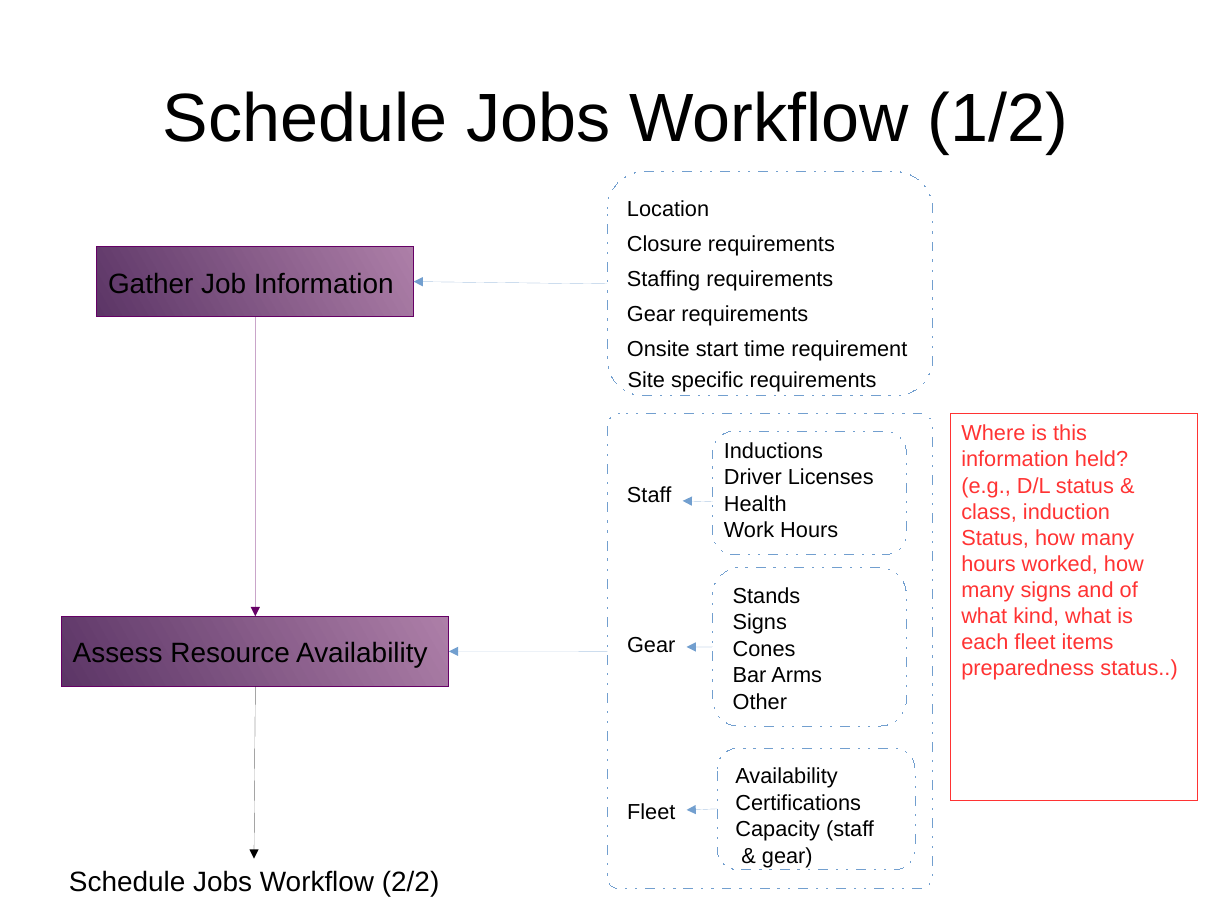
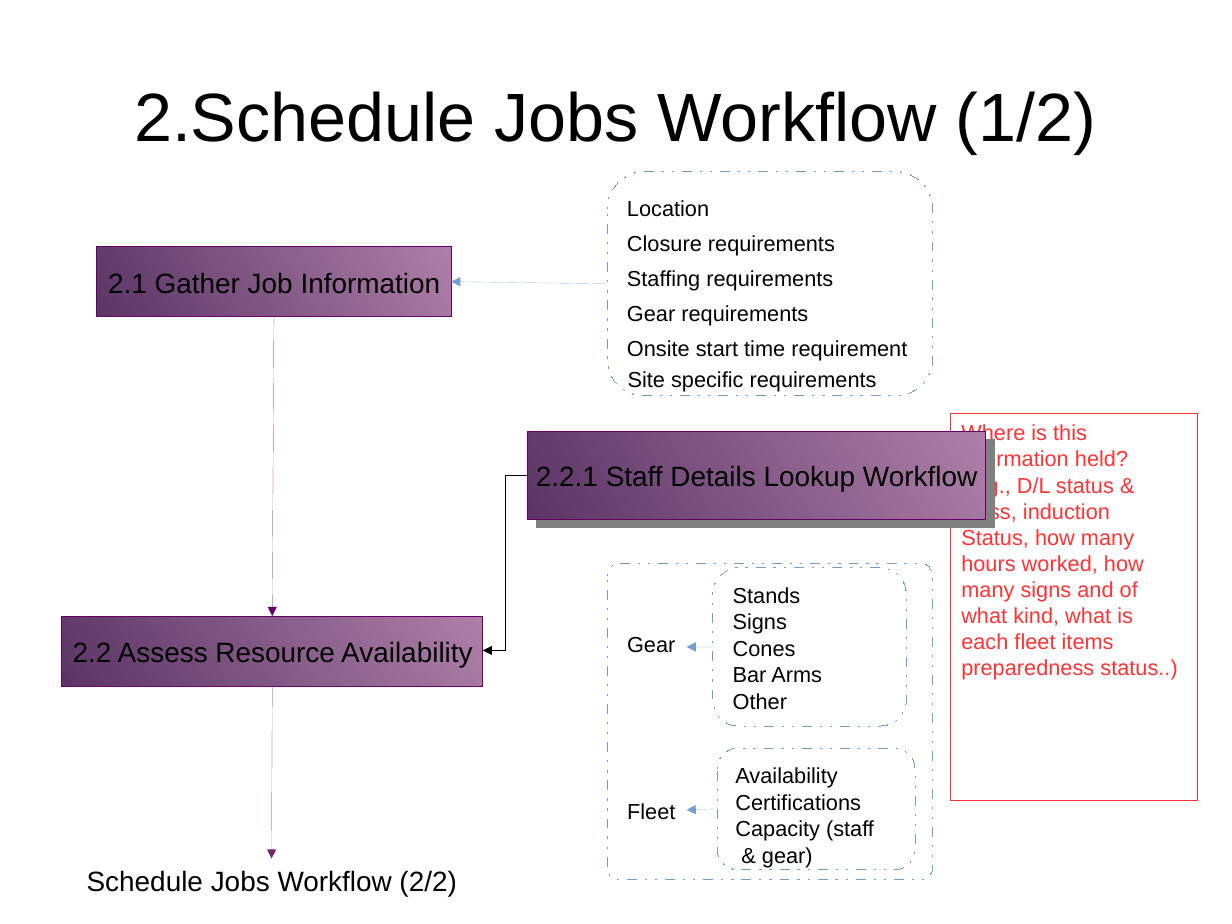
Before and after one commit to monkeysh1ne/TMNZ_Stuff, a slide deck: slide 5 of Workflows BP Models.odp (slide 4 before the commit). Drawn at 1232x924 pixels with LibreOffice and Linux fonts; fonts in the diff are those of the drawing. Boxes give left, top, right and bottom in pixels: in the first picture for what was removed or moved away, otherwise in the second. Text is boxed around its words. In the diff, an @@ line names an element or a change of style, - is before the commit and + after.

Commit message:
Staff Details Workflow expansion

```diff
--- a/Workflows BP Models.odp
+++ b/Workflows BP Models.odp
@@ title at <box>134,91,1096,153</box>: text changed @@
-Schedule Jobs Workflow (1/2)
+2.Schedule Jobs Workflow (1/2)
@@ rectangle: place and size @@
-rectangle at <box>97,246,414,316</box>
+rectangle at <box>97,246,452,316</box>
@@ text at <box>108,273,441,293</box>: text changed @@
-Gather Job Information
+2.1 Gather Job Information
@@ arrow moved from (607, 284) - (414, 282) to (607, 284) - (452, 282) @@
@@ freeform shape removed at <box>607,414,932,889</box> @@
@@ rectangle added at <box>528,432,985,520</box>, fill gradient #AD7FA8 to #5C3566, outline #660066 0 pt, 18 pt, text #000000 @@
+2.2.1 Staff Details Lookup Workflow
@@ rounded rectangle removed at <box>713,432,907,555</box> @@
@@ text removed at <box>724,442,823,459</box> @@
-Inductions
@@ elbow arrow added from (528, 475) to (483, 651), #000000 0 pt @@
@@ text removed at <box>724,468,874,485</box> @@
-Driver Licenses
@@ text removed at <box>627,486,671,503</box> @@
-Staff
@@ arrow removed from (713, 502) to (683, 501) @@
@@ text removed at <box>724,495,787,512</box> @@
-Health
@@ text removed at <box>724,521,838,538</box> @@
-Work Hours
@@ rounded rectangle added at <box>607,563,932,880</box>, fill #FFFFFF, outline #729FCF 0 pt @@
@@ rectangle: place and size @@
-rectangle at <box>61,616,448,686</box>
+rectangle at <box>61,616,483,686</box>
@@ text at <box>73,642,472,667</box>: text changed @@
-Assess Resource Availability
+2.2 Assess Resource Availability
@@ arrow removed from (607, 652) to (449, 652) @@
@@ 2 arrows, 1 text: place and size @@
-2 arrows, 1 text at <box>69,316,439,897</box>
+2 arrows, 1 text at <box>87,316,456,897</box>
@@ arrow (273, 686) - (272, 859): stroke #000000 0 pt to #77216F 0 pt @@
```
Also in this commit, not shown: 2 other slides changed, 1 slide added, 1 other file.
